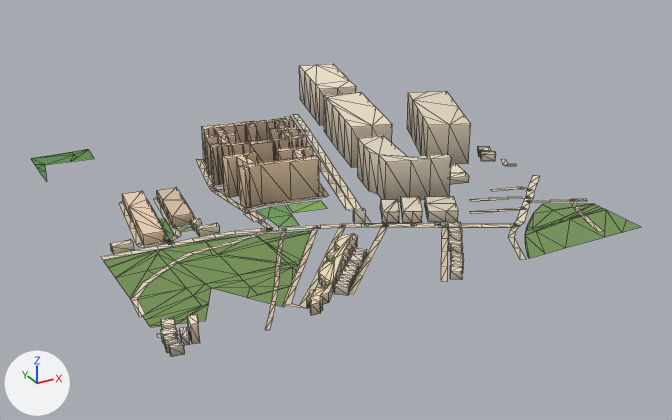
Before and after pictures for a commit that changed the glTF model public/assets/bengaluru-region-v1/tiles/t23_-12-l0.glb.
Camera for both pictures: a 50 mm camera at (11314.0, -6604.0, 397.0) aimed at (11779.0, -5759.0, -26.0). The lights are fixed; the arrows at lower left show +X, +Y and +Z. The older version comes first. Mesh edges are drawn as thin lines. Vertices at exactly the same position are counted once.

Objects in the first picture: 'building', 'ground'.
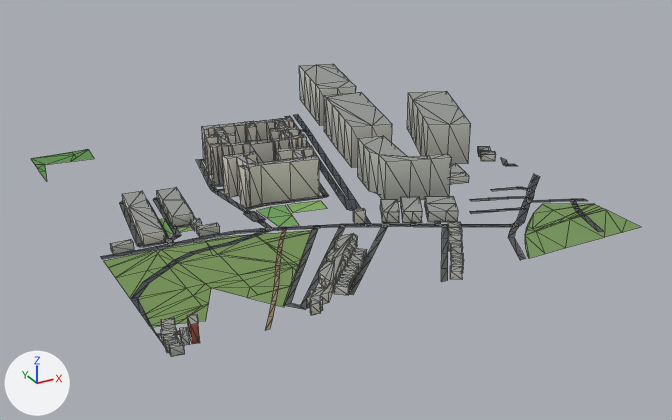
Patch to the scene script:
```diff
--- a/public/assets/bengaluru-region-v1/tiles/t23_-12-l0.glb.py
+++ b/public/assets/bengaluru-region-v1/tiles/t23_-12-l0.glb.py
@@ me_building @@
 # used by ob_building; location = (11500.0, -6000.0, 0.0)
-me_building.from_pydata(...)  # 924 vertices, 1393 faces; spans x -1.0..508.0, y -4.0..564.0, z 0.0..50.0
+me_building.from_pydata(...)  # 924 vertices, 1762 faces; spans x -1.0..508.0, y -4.0..564.0, z 0.0..50.0
+# me_building part 1: 1393 kept faces spanning x -1.0..508.0, y -4.0..564.0, z 0.0..50.0 get new vertex colours
+# edits to the shape of me_building do not show in these pictures
 me_building.materials.append(mat_building)
@@ me_ground @@
 # used by ob_ground; location = (11500.0, -6000.0, 0.0)
 # verts and faces of me_ground; kept vertices keep their numbers, new ones are numbered from 635
 # before: 38 (325.0, 437.0, 1.0), 39 (332.0, 435.0, 1.0) at pixel (300, 130), 40 (333.0, 469.0, 1.0), 41 (341.0, 467.0, 1.0) at pixel (295, 123), 42 (341.0, 501.0, 1.0) at pixel (284, 116)
 # before: 43 (349.0, 499.0, 1.0) at pixel (290, 115), 44 (361.0, 499.0, 1.0) at pixel (298, 114), 45 (353.0, 501.0, 1.0) at pixel (292, 114)
-me_ground.from_pydata(...)  # 635 vertices, 580 faces; spans x -3.0..503.0, y -2.0..501.0, z 1.0
+me_ground.from_pydata(...)  # 647 vertices, 590 faces; spans x 0.0..500.0, y 0.0..500.0, z 1.0
+# me_ground part 2
+# 11 vertices are removed from x -3.0..360.0, y -1.0..311.0, z 1.0
+# 30 faces are deleted
+# 8 vertices in x 59.0..261.0, y 31.0..313.0, z 1.0 move by (0.0, -1.0, 0.0)
+# 5 vertices in x 53.0..267.0, y 181.0..314.0, z 1.0 move by (0.0, 1.0, 0.0)
+# 3 vertices in x 1.0..105.0, y 38.0..319.0, z 1.0 move by (-1.0, 0.0, 0.0)
+# 3 vertices in x 84.0..167.0, y -1.0..203.0, z 1.0 move by (1.0, 1.0, 0.0)
+# 19 vertices move from x -1.0..312.0, y -2.0..312.0, z 1.0 to x 0.0..311.0, y 0.0..313.0, z 1.0
+# 21 vertices are added at x 0.0..355.0, y 0.0..311.0, z 1.0
+# 38 new faces join them
+# me_ground part 3
+delete_vertices([*range(40, 44)])  # with the faces that use them
+verts[44] = (361.0, 500.0, 1.0)  # moved, pixel (297, 114)
+verts[45] = (354.0, 500.0, 1.0)  # moved, pixel (293, 115)
+verts[641] = (340.0, 468.0, 1.0)  # pixel (294, 123)
+verts[642] = (334.0, 469.0, 1.0)
+verts[643] = (341.0, 500.0, 1.0)  # pixel (284, 116)
+verts[644] = (349.0, 500.0, 1.0)  # pixel (289, 115)
+faces += [(38, 39, 641), (38, 641, 642), (641, 643, 642), (641, 644, 643)]
+# me_ground part 4
+# 5 vertices are removed from x 487.0..503.0, y 83.0..225.0, z 1.0
+# 8 faces are deleted
+# 6 vertices move from x 493.0..503.0, y 78.0..222.0, z 1.0 to x 493.0..500.0, y 84.0..218.0, z 1.0
+# 7 vertices are added at x 487.0..500.0, y 77.0..229.0, z 1.0
+# 10 new faces join them
+# me_ground part 5: 379 kept faces spanning x 0.0..500.0, y 0.0..500.0, z 1.0 get new vertex colours; the middle colour goes from beige #d7c9ae to dark grey #535556
 me_ground.materials.append(mat_ground)
```

What differs and where, as boxes (x1, y1, x2, y2) in the pictures (672 x 420 px; the box of a moved part takes in the faces that stretch with it):
'ground', reshaped: before (31, 115, 640, 337); after (31, 114, 640, 347)
part 1 of me_building, recoloured: (110, 64, 496, 352) in both
part 2 of me_ground, moved or reshaped: before (119, 187, 526, 337); after (119, 187, 526, 347)
part 3 of me_ground, moved or reshaped: before (285, 115, 303, 130); after (285, 114, 302, 127)
part 4 of me_ground, moved or reshaped: before (501, 159, 587, 201); after (501, 158, 588, 201)
part 5 of me_ground, recoloured: (101, 115, 603, 337) in both
